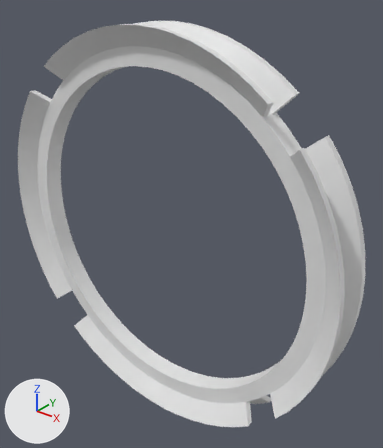
Two versions of the Blender file Blender Files/Checkpoint_ring.blend, one commit apart.
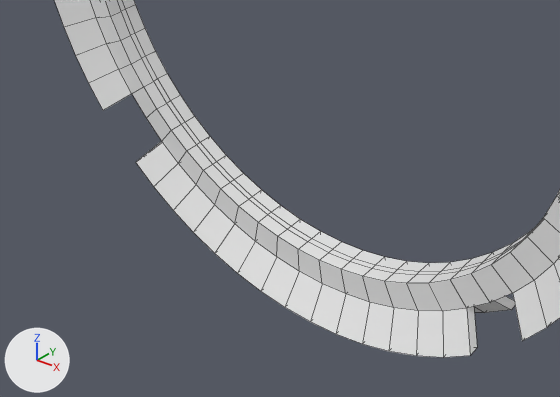
There are two pictures of each version: one whole from a 50 mm camera at (48.2, -52.8, 36.6) aimed at (3.1, 3.5, 1.7), one close up on the part from 1% to 77% of the width and 54% to 100% of the height. Every picture has the same lights, and +X, +Y and +Z are marked at lower left. The first two pictures are the older version. The close-ups show mesh edges as thin lines.
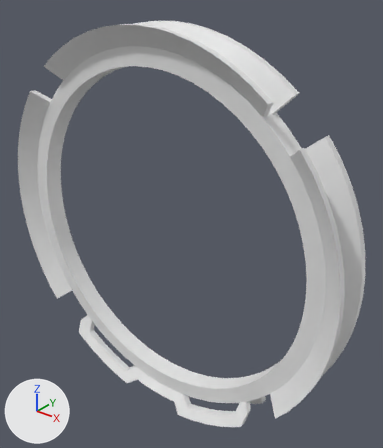
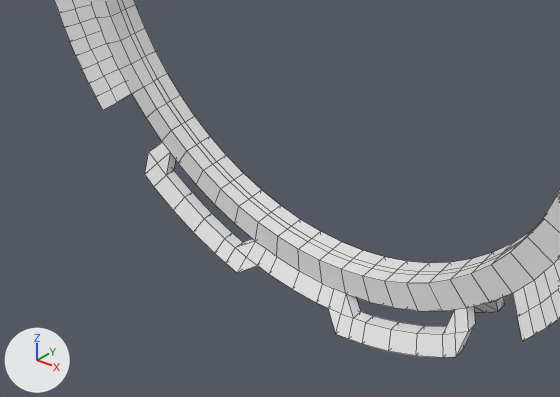
Commit message: Prototype out checkpoint detail

Changed parts and their boxes [x1, y1, x2, y2] in the close-ups (560 x 397 px):
part 1 of me_cylinder, cut back: before [136, 141, 515, 357]; after [55, 0, 560, 357]

The change, as a list of edits to the scene's bpy script:
```text
Change me_cylinder:
    used by ob_cylinder; location = (0.0, 0.0, 0.0); rotation_euler = (1.571, 0.0, 0.0), in degrees (90, 0, 0)
    remove me_cylinder.from_pydata(...)  # 759 vertices, 876 faces; spans x -30.2..30.2, y -30.2..30.2, z -3.5..3.5
    add me_cylinder.from_pydata(...)  # 1556 vertices, 1668 faces; spans x -30.2..30.2, y -29.7..30.2, z -3.5..3.5
    me_cylinder part 1: 4 vertices moved from x 0.0, y -30.2, z -3.5..3.5 to x 0.0, y -28.9, z -2.5..2.5; 16 vertices removed from x -19.2..19.2, y -30.1..-23.4, z -3.5..3.5; 813 vertices added at x -30.2..30.2, y -29.3..30.2, z -3.5..3.5
```
